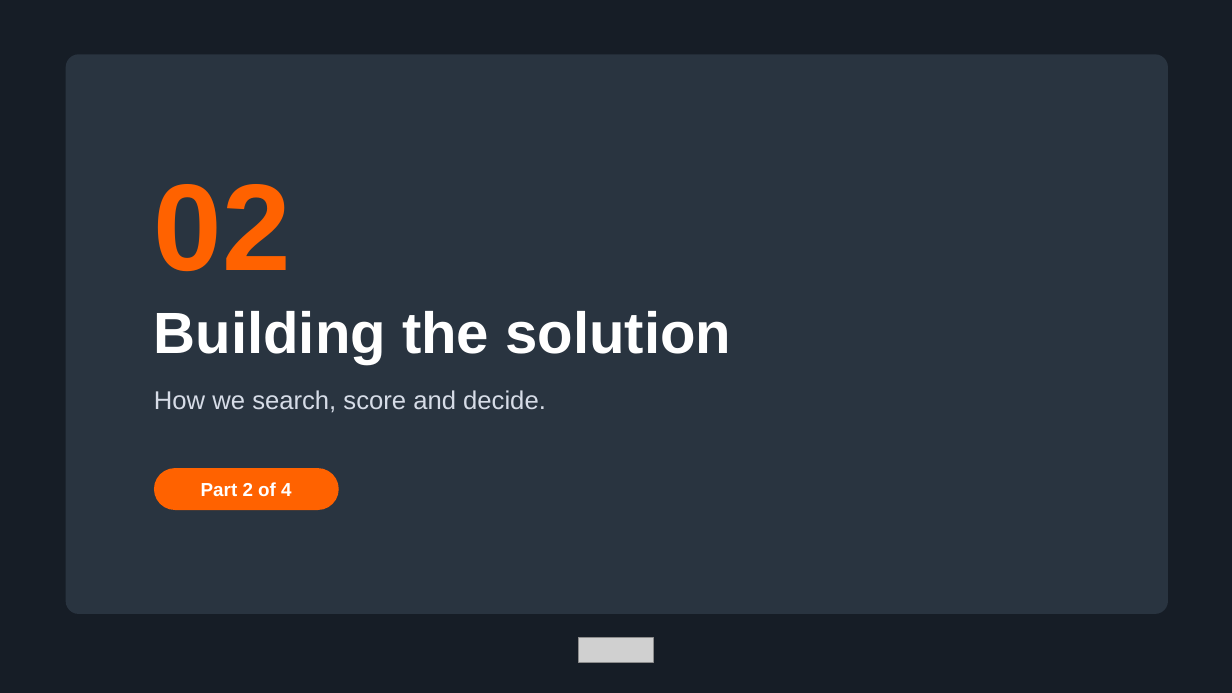
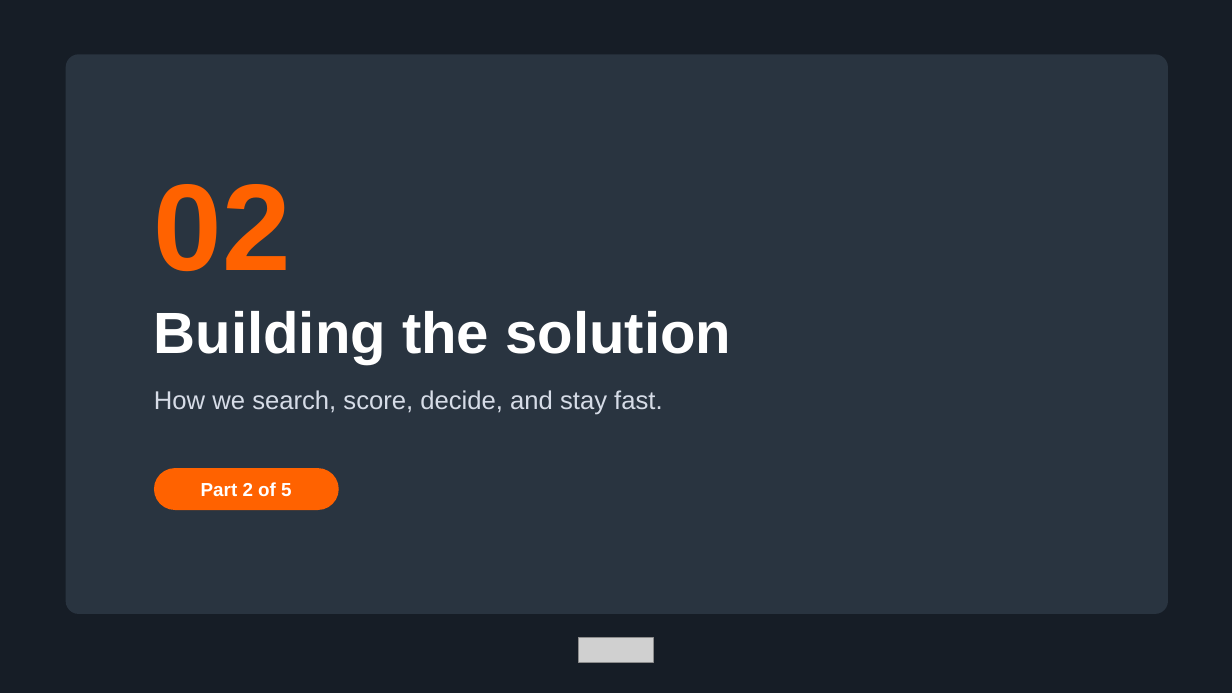
Before and after one commit to AmeyaBorkar/Grenuke, a slide deck: slide 8 of finale/Grenuke_Finale_Deck.pptx (slide 5 before the commit). Drawn at 1232x693 pixels with LibreOffice and Linux fonts; fonts in the diff are those of the drawing; grey boxes stand for pictures. Boxes give left, top, right and bottom in pixels: in the first picture for what was removed or moved away, otherwise in the second. Text is boxed around its words. In the diff, an @@ line names an element or a change of style, - is before the commit and + after.

```diff
--- a/finale/Grenuke_Finale_Deck.pptx
+++ b/finale/Grenuke_Finale_Deck.pptx
@@ text at (x1=154, y1=390, x2=662, y2=415): text changed @@
-How we search, score and decide.
+How we search, score, decide, and stay fast.
@@ text in rounded rectangle at (x1=201, y1=482, x2=291, y2=497): text changed @@
-Part 2 of 4
+Part 2 of 5
```
Also in this commit, not shown: 13 other slides changed, 7 slides added, 2 other files.
